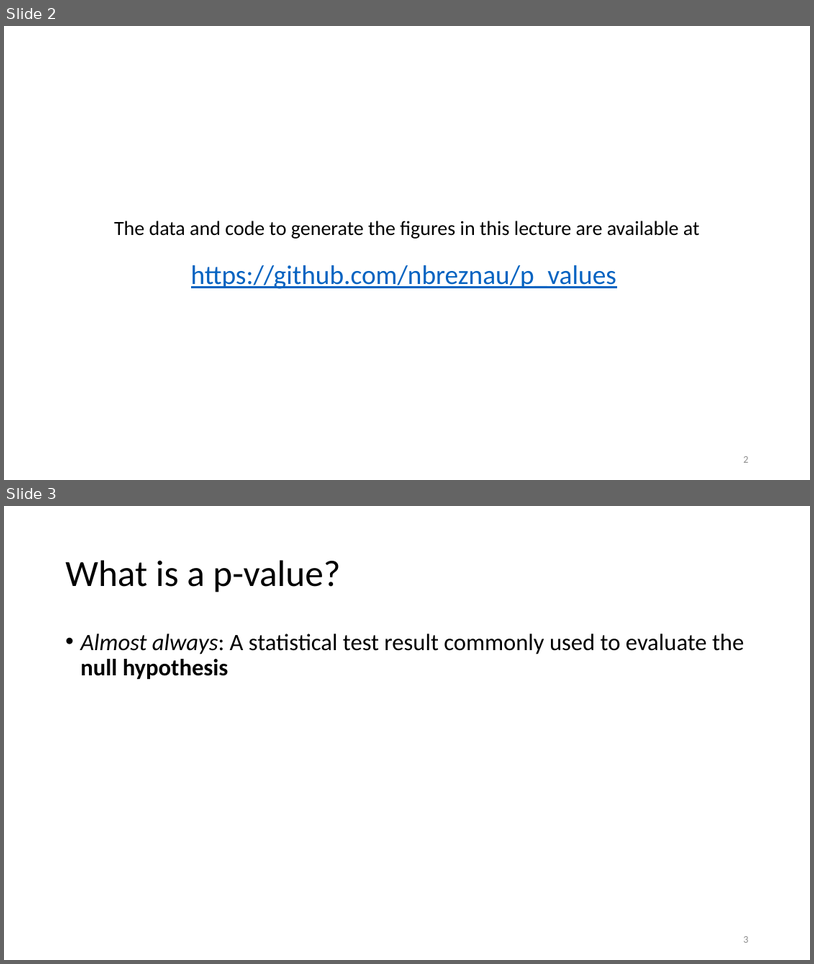
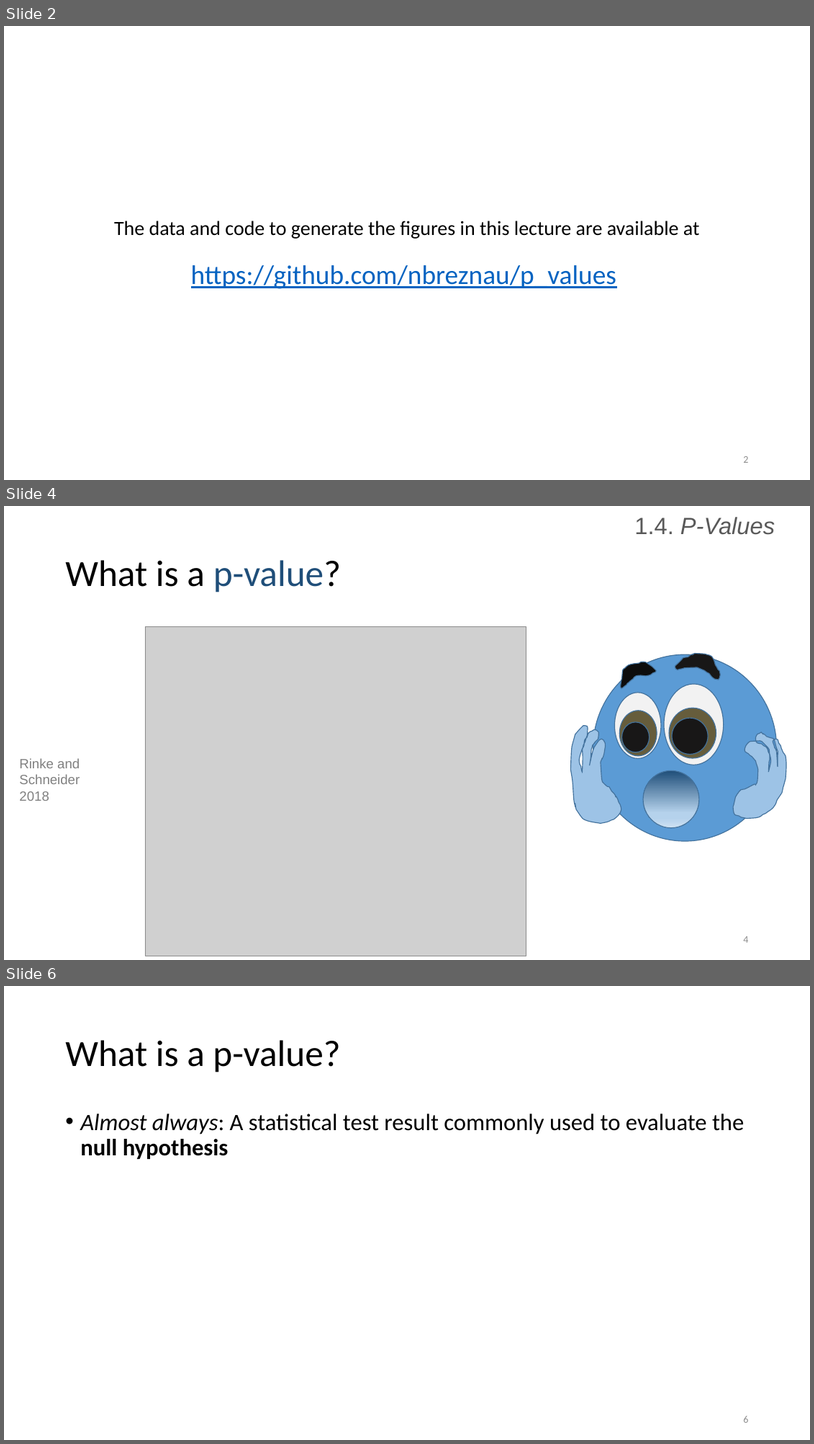
Before and after one commit to nbreznau/p_values, a slide deck: Breznau_Open_Science_P_Values.pptx. Shown one above the other, each under a label of ours: slides 2 and 3 before the commit, slides 2, 4 and 6 after it; the slides between them are not shown. The pictures are 814x964 and 814x1444 pixels, drawn with LibreOffice and Linux fonts; fonts in the diff are those of the drawing; grey boxes stand for pictures; background and template pictures are left out. Boxes give left, top, right and bottom in pixels: in the first picture for what was removed or moved away, otherwise in the second. Text is boxed around its words. In the diff, an @@ line names an element or a change of style, - is before the commit and + after.

```diff
--- a/Breznau_Open_Science_P_Values.pptx
+++ b/Breznau_Open_Science_P_Values.pptx
@@ slide 4 added at [4,506,810,960], background #FFFFFF @@
@@ text added at [635,517,775,535], 28 pt, text #595959, italic @@
+1.4. P-Values
@@ title added at [65,560,341,592], 44 pt, text #000000 @@
+What is a p-value?
@@ picture added at [145,626,526,955] @@
@@ ellipse added at [594,654,778,841], fill #5B9BD5, outline #43739E 1 pt @@
@@ freeform shape added at [676,653,721,679], fill #181717, outline #43739E 1 pt @@
@@ freeform shape added at [621,662,657,688], fill #0D0D0D, outline #43739E 1 pt @@
@@ ellipse added at [615,692,661,758], fill #F2F2F2, outline #43739E 1 pt @@
@@ ellipse added at [665,684,724,765], fill #F2F2F2, outline #43739E 1 pt @@
@@ ellipse added at [620,710,657,756], fill #665D3C, outline #43739E 1 pt @@
@@ ellipse added at [669,708,717,758], fill #665D3C, outline #43739E 1 pt @@
@@ ellipse added at [672,718,709,754], fill #181717, outline #43739E 1 pt @@
@@ freeform shape added at [571,726,622,824], fill #9DC3E6, outline #43739E 1 pt @@
@@ ellipse added at [622,722,650,752], fill #181717, outline #43739E 1 pt @@
@@ freeform shape added at [733,732,787,818], fill #9DC3E6, outline #43739E 1 pt @@
@@ text added at [19,758,80,800], 16 pt, text #808080 @@
+Rinke and
+Schneider 2018
@@ ellipse added at [643,770,700,828], fill gradient #1F4E79 to #B5D2EC to #CEE1F2, outline #43739E 1 pt @@
@@ page number added at [743,936,748,942], 12 pt, text #8C8C8C @@
+4
@@ what was slide 3 is now slide 6 @@
@@ page number at [743,1416,748,1422]: text changed @@
-3
+6
```
Also in this commit, not shown: 3 other slides added.
